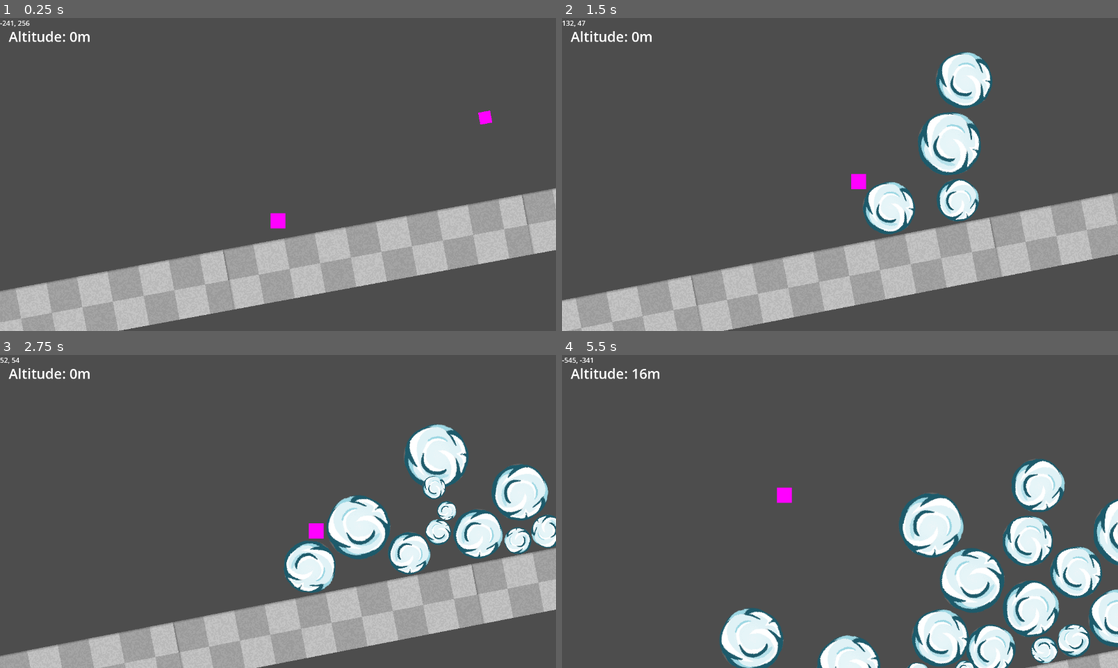
Above: before the commit, frames 1-4 (two rows, left to right).
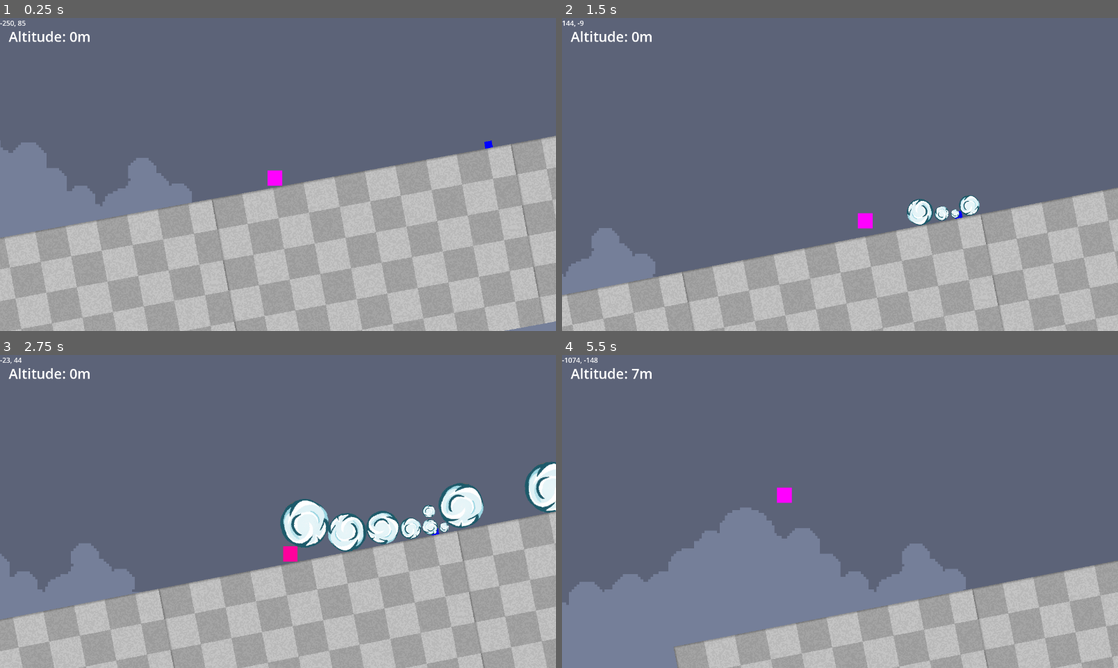
Above: after the commit, the same moments.

Repository: ashleyrevlett/avalanche
Game: Godot game, scene res://scene.tscn
Same seed, same stepped clock (60 frames per second), same inputs: the game is played once before the commit and once after it.
Inputs (mouse positions are in pixels of both pictures, inside the frame that each line leads up to):
- Up to frame 1 (0.25 s): no input
- Up to frame 2 (1.5 s): hold D (right) 0.53-1.28 s; tap Space (jump) at 0.77 s; hold A (left) from 1.28 s (still down)
- Up to frame 3 (2.75 s): tap Space (jump) at 1.52 s; release A (left) at 2.03 s; hold D (right) from 2.03 s (still down)
- Up to frame 4 (5.5 s): tap Space (jump) at 3.02, 4.52, 5.27 s; release D (right) at 3.5 s; click (840, 545) at 3.5 s, where only the run after the commit has a clickable "Restart"; hold A (left) from 4.28 s (still down)

The runs differ from the first frame. In frame 1, 86% of the frame differs, in the area x 0-100%, y 0-100%; in frame 2, 86%; in frame 3, 92%; in frame 4, 99%.

Commit message:
Make snowballs grow

Diff:
--- a/ground.tscn
+++ b/ground.tscn
@@ -8,11 +8,12 @@
 bounce = 0.3
 
 [sub_resource type="RectangleShape2D" id="RectangleShape2D_efyso"]
-size = Vector2(1000, 200)
+size = Vector2(1000, 600)
 
 [node name="Ground" type="StaticBody2D" groups=["ground"]]
 physics_material_override = SubResource("PhysicsMaterial_n7eoa")
 script = ExtResource("1_05p53")
+height = 600.0
 
 [node name="CollisionShape2D" type="CollisionShape2D" parent="."]
 shape = SubResource("RectangleShape2D_efyso")
@@ -25,9 +26,9 @@
 anchor_right = 0.5
 anchor_bottom = 0.5
 offset_left = -500.0
-offset_top = -100.0
+offset_top = -300.0
 offset_right = 500.0
-offset_bottom = 100.0
+offset_bottom = 300.0
 grow_horizontal = 2
 grow_vertical = 2
 texture = ExtResource("1_aq5hp")
--- a/scene.tscn
+++ b/scene.tscn
@@ -64,25 +64,37 @@
 script = ExtResource("1_8h2uv")
 
 [node name="ParallaxBackground" type="ParallaxBackground" parent="."]
-visible = false
-offset = Vector2(2.08165e-12, -250)
-transform = Transform2D(1, 0, 0, 1, 2.08165e-12, -250)
+layer = -1
+follow_viewport_enabled = true
 
 [node name="ParallaxLayer" type="ParallaxLayer" parent="ParallaxBackground"]
-motion_scale = Vector2(0.05, 0.05)
-motion_mirroring = Vector2(2540, 0)
+motion_scale = Vector2(0.1, 0.1)
+motion_mirroring = Vector2(3820, 30)
 
 [node name="Sprite2D" type="Sprite2D" parent="ParallaxBackground/ParallaxLayer"]
-position = Vector2(0, 498)
-scale = Vector2(4, 4)
+scale = Vector2(6, 6)
 texture = ExtResource("1_8vm77")
+offset = Vector2(2.08165e-12, 2.08165e-12)
+
+[node name="Sprite2D3" type="Sprite2D" parent="ParallaxBackground/ParallaxLayer"]
+position = Vector2(0, -4266)
+scale = Vector2(6, 6)
+texture = ExtResource("1_8vm77")
+offset = Vector2(2.08165e-12, 2.08165e-12)
+
+[node name="Sprite2D2" type="Sprite2D" parent="ParallaxBackground/ParallaxLayer"]
+position = Vector2(0, -2190)
+scale = Vector2(6, 6)
+texture = ExtResource("1_8vm77")
+offset = Vector2(2.08165e-12, 2.08165e-12)
+flip_v = true
 
 [node name="ParallaxLayer2" type="ParallaxLayer" parent="ParallaxBackground"]
 motion_scale = Vector2(0.15, 0.15)
 motion_mirroring = Vector2(1440, 2.08165e-12)
 
 [node name="Sprite2D" type="Sprite2D" parent="ParallaxBackground/ParallaxLayer2"]
-position = Vector2(95, 494)
+position = Vector2(95, 694)
 scale = Vector2(2.05938, 2.05938)
 texture = ExtResource("1_qo76c")
 
--- a/scripts/character.gd
+++ b/scripts/character.gd
@@ -94,6 +94,9 @@
 
 func _on_head_detector_body_entered(body):
 	bodies_on_head.append(body)
+	# die on supersize touch to head
+	if ("supersize" in body.get_groups()):
+		player_death.emit()
 
 
 func _on_head_detector_body_exited(body):
--- /dev/null
+++ b/scripts/snowball.gd
@@ -0,0 +1,57 @@
+extends RigidBody2D
+
+@export var grow_velocity = 60
+@export var min_radius = 10.0
+@export var max_radius = 100.0
+
+var supersize: bool
+var radius: float
+var target_radius: float
+
+
+func remap_range(value, InputA, InputB, OutputA, OutputB):
+	return(value - InputA) / (InputB - InputA) * (OutputB - OutputA) + OutputA
+
+
+func _ready():
+	# 50px is scale=1 for sprite
+	supersize = true if randf() < .05 else false
+
+	if (supersize):
+		target_radius = max_radius * 3
+		%Sprite2D.self_modulate = Color("ff0000")
+
+	else:
+		target_radius = randf_range(min_radius, max_radius)
+
+	radius = 10.0 # starting size
+
+	_update_display()
+
+
+func _update_display():
+	%CollisionShape2D.shape.radius = radius
+	var r_scale = remap_range(radius, min_radius, max_radius, .1, 2)
+	%Sprite2D.scale = Vector2(r_scale, r_scale)
+
+
+func _process(delta):
+	# if rolling down, grow snowball
+	#if (abs(linear_velocity.x) > grow_velocity):
+	grow(delta)
+
+	# turn to color, make dangerous
+	if (radius > max_radius and "supersize" not in get_groups()):
+		add_to_group("supersize")
+
+	# if off screen, remove it
+	#if (position.y > 2500):
+	#	queue_free()
+
+
+
+
+func grow(delta):
+	if radius != target_radius:
+		radius = min(target_radius, radius + (grow_velocity * delta))
+		_update_display()
--- a/scripts/spawner.gd
+++ b/scripts/spawner.gd
@@ -13,8 +13,8 @@
 func _ready():
 	camera = get_tree().get_first_node_in_group("camera")
 
-	duration = randi_range(.3, .9)
-	emit_speed = randi_range(.3, .9)
+	duration = randi_range(.2, .5)
+	emit_speed = randi_range(.3, 1)
 
 	$EmitTimer.wait_time = emit_speed
 	$EmitTimer.timeout.connect(_spawn)
--- a/scripts/square.gd
+++ /dev/null
@@ -1,50 +0,0 @@
-extends RigidBody2D
-
-@export var shrink_speed = 6
-@export var min_radius = 25.0
-@export var max_radius = 125.0
-@export var grow_velocity = 60
-
-var max_scale = 10.0;
-
-func remap_range(value, InputA, InputB, OutputA, OutputB):
-	return(value - InputA) / (InputB - InputA) * (OutputB - OutputA) + OutputA
-
-
-func _ready():
-	var random_r = randf_range(min_radius, max_radius)
-	var r_scale = remap_range(random_r, min_radius, max_radius, .5, 2.25)
-	%CollisionShape2D.shape.radius = random_r
-	%Sprite2D.scale = Vector2(r_scale, r_scale)
-
-
-func _process(delta):
-	# if rolling down, grow snowball
-	if (abs(linear_velocity.x) > grow_velocity):
-		grow(delta)
-
-	# if off screen, remove it
-	if (position.y > 2500):
-		queue_free()
-
-
-func grow(delta):
-	pass
-	"""
-	if %CollisionShape2D.scale.x <= max_scale:
-		var new_scale =  %CollisionShape2D.scale * (delta * grow_velocity)
-		%CollisionShape2D.scale = new_scale
-		%Sprite2D.scale = new_scale
-	"""
-	"""
-	if %CollisionShape2D.shape.radius <= max_radius:
-		# var new_radius = lerp(min_radius, max_radius, %CollisionShape2D.shape.radius + grow_velocity * delta)
-		# %CollisionShape2D.shape.radius = new_radius
-		%CollisionShape2D.shape.radius += grow_velocity * delta
-		# %CollisionShape2D.shape.radius += grow_velocity * delta * abs(linear_velocity.x) / 100
-	"""
-
-func shrink(delta):
-	%CollisionShape2D.shape.radius -= shrink_speed * delta
-	if %CollisionShape2D.shape.radius <= 0:
-		queue_free()
--- a/scripts/terrain.gd
+++ b/scripts/terrain.gd
@@ -21,16 +21,17 @@
 
 func _spawn_spawner():
 	var instance = spawner_scene.instantiate()
+	var y_pos = 360 + ground_height / 2 * -1
 	if (spawner_objects.size() == 0):
-		instance.position = Vector2(camera.camera_size.x/2, 0)
+		instance.position = Vector2(camera.camera_size.x/2, y_pos)
 	else:
 		var random_x = randi_range(camera.camera_size.x * .6, camera.camera_size.x * 1.2)
-		var random_y = randi_range(0, camera.camera_size.y/3)
-		var new_pos = spawner_objects[-1].position + Vector2(random_x, random_y * -1)
-		print("spawned at ", Vector2(random_x, random_y), new_pos)
+		#var random_y = randi_range(0, camera.camera_size.y/5)
+		var new_pos = Vector2(spawner_objects[-1].position.x + random_x, y_pos)
 		instance.position = new_pos
 	add_child(instance)
 	spawner_objects.append(instance)
+	print("spawned at ", instance.position)
 
 
 func _spawn_ground():
@@ -59,10 +60,11 @@
 			_spawn_ground()
 
 		var last_pos = ground_objects[-1].global_position
-		var angle_modifier = deg_to_rad(floor(last_pos.y / 10000))
+		var angle_modifier = deg_to_rad(floor(last_pos.y / 600))
 		var new_rad = deg_to_rad(angle) + angle_modifier
-		var new_rot = lerp_angle(rotation, new_rad, 2.5 * delta)
+		var new_rot = lerp_angle(rotation, new_rad, 2 * delta)
 		rotation = new_rot
+		print("rotation:", rotation)
 
 	if (spawner_objects.size() > 0):
 		var first_pos = spawner_objects[0].global_position
--- a/snowball.tscn
+++ b/snowball.tscn
@@ -1,6 +1,6 @@
 [gd_scene load_steps=4 format=3 uid="uid://frh3am2xj152"]
 
-[ext_resource type="Script" path="res://scripts/square.gd" id="1_8apwj"]
+[ext_resource type="Script" path="res://scripts/snowball.gd" id="1_5ar2i"]
 [ext_resource type="Texture2D" uid="uid://g8khmiue3cfn" path="res://assets/snowball.png" id="2_a40ih"]
 
 [sub_resource type="CircleShape2D" id="CircleShape2D_aq5w8"]
@@ -10,11 +10,12 @@
 [node name="Snowball" type="RigidBody2D" groups=["snowball"]]
 collision_mask = 3
 mass = 0.1
-script = ExtResource("1_8apwj")
+script = ExtResource("1_5ar2i")
 grow_velocity = 30
 
 [node name="CollisionShape2D" type="CollisionShape2D" parent="."]
 unique_name_in_owner = true
+self_modulate = Color(1, 0, 0, 1)
 shape = SubResource("CircleShape2D_aq5w8")
 debug_color = Color(1, 1, 1, 0.835294)
 
--- a/spawner.tscn
+++ b/spawner.tscn
@@ -2,7 +2,8 @@
 
 [ext_resource type="Script" path="res://scripts/spawner.gd" id="1_naxwr"]
 
-[sub_resource type="PlaceholderTexture2D" id="PlaceholderTexture2D_2fx3b"]
+[sub_resource type="PlaceholderTexture2D" id="PlaceholderTexture2D_0nxr3"]
+size = Vector2(25, 25)
 
 [node name="Spawner" type="Node2D"]
 script = ExtResource("1_naxwr")
@@ -17,17 +18,6 @@
 wait_time = 2.0
 autostart = true
 
-[node name="TextureRect" type="TextureRect" parent="."]
-custom_minimum_size = Vector2(20, 20)
-anchors_preset = 8
-anchor_left = 0.5
-anchor_top = 0.5
-anchor_right = 0.5
-anchor_bottom = 0.5
-offset_left = -20.0
-offset_top = -20.0
-offset_right = 20.0
-offset_bottom = 20.0
-grow_horizontal = 2
-grow_vertical = 2
-texture = SubResource("PlaceholderTexture2D_2fx3b")
+[node name="Sprite2D" type="Sprite2D" parent="."]
+modulate = Color(0, 1, 1, 1)
+texture = SubResource("PlaceholderTexture2D_0nxr3")
